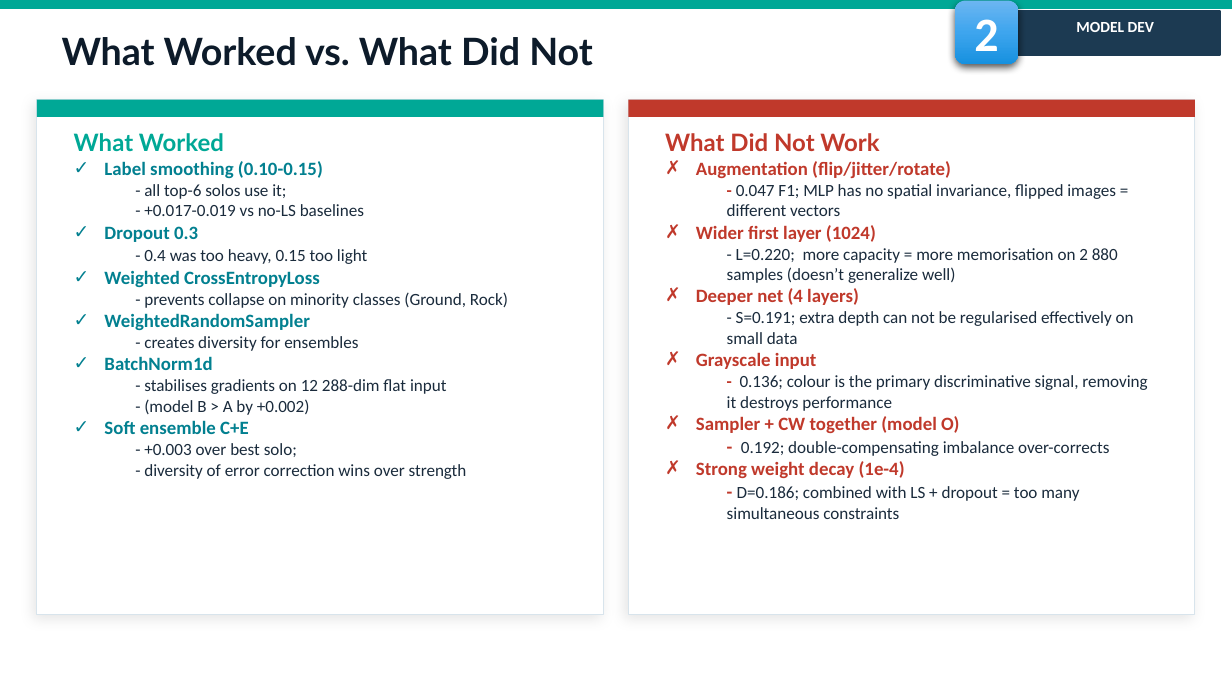
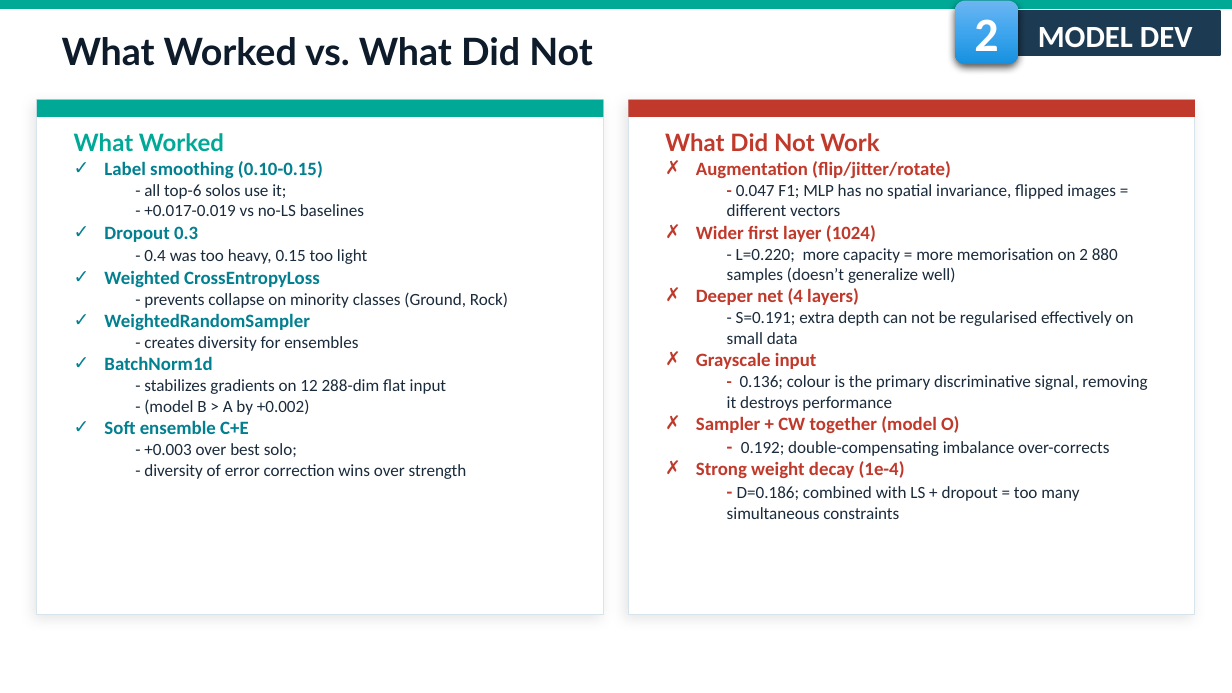
Before and after one commit to fmssilva/DL_Proj, a slide deck: slide 17 of assignment_1/task1/Task1_report.pptx. Drawn at 1232x693 pixels with LibreOffice and Linux fonts; fonts in the diff are those of the drawing; background and template pictures are left out. Boxes give left, top, right and bottom in pixels: in the first picture for what was removed or moved away, otherwise in the second. Text is boxed around its words. In the diff, an @@ line names an element or a change of style, - is before the commit and + after.

```diff
--- a/assignment_1/task1/Task1_report.pptx
+++ b/assignment_1/task1/Task1_report.pptx
@@ rectangle "MODEL DEV" at [1010, 11, 1220, 55]: size 9 to 18 pt @@
@@ text at [144, 379, 446, 394]: text changed @@
-  - stabilises gradients on 12 288-dim flat input
+  - stabilizes gradients on 12 288-dim flat input
```
Also in this commit, not shown: 12 other slides changed.
